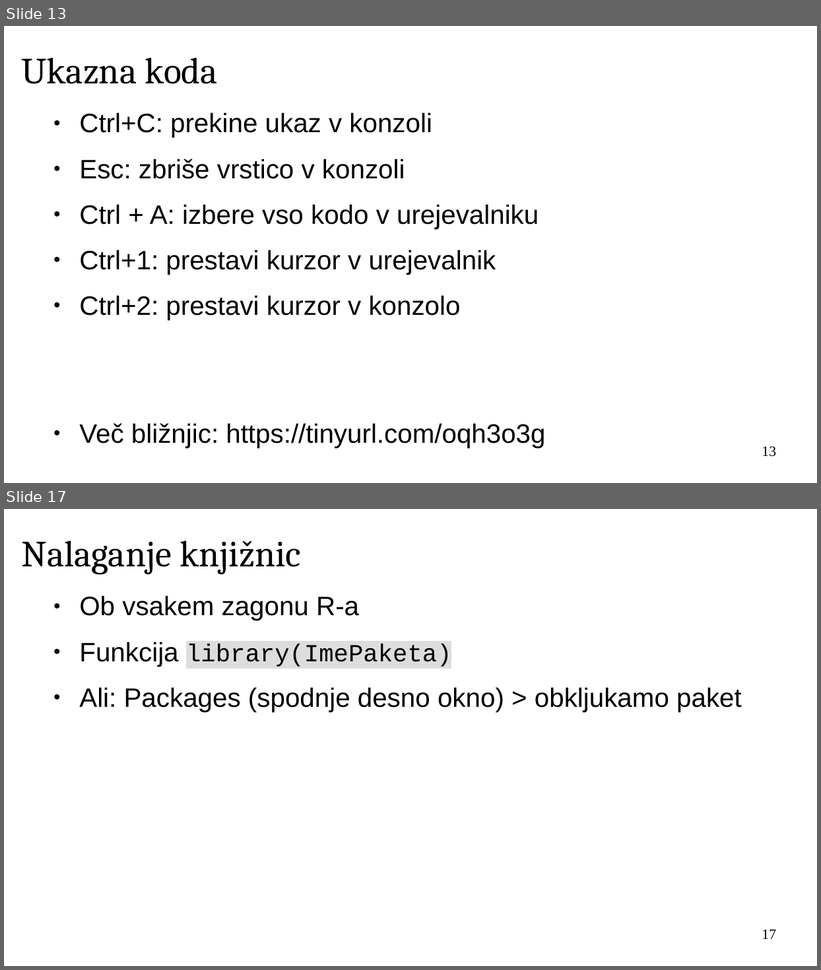
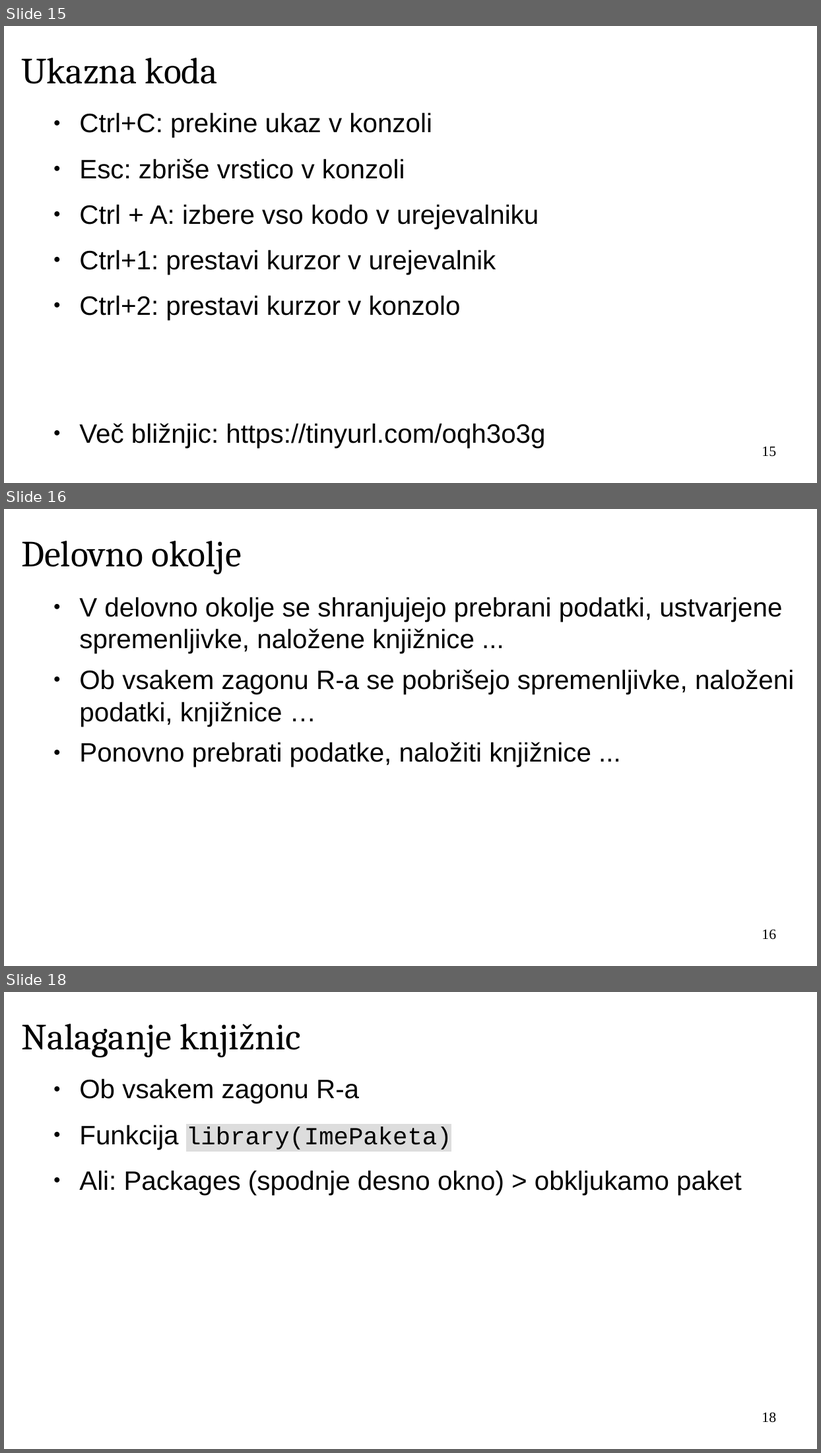
Before and after one commit to janaobsteter/R_tecaj, a slide deck: ModulA/IT_Rtecaj_ModulA.odp. Shown one above the other, each under a label of ours: slides 13 and 17 before the commit, slides 15, 16 and 18 after it; the slides between them are not shown. The pictures are 821x970 and 821x1453 pixels, drawn with LibreOffice and Linux fonts; fonts in the diff are those of the drawing; background and template pictures are left out. Boxes give left, top, right and bottom in pixels: in the first picture for what was removed or moved away, otherwise in the second. Text is boxed around its words. In the diff, an @@ line names an element or a change of style, - is before the commit and + after.

```diff
--- a/ModulA/IT_Rtecaj_ModulA.odp
+++ b/ModulA/IT_Rtecaj_ModulA.odp
@@ slide 16 added at (4, 509, 817, 966), background #FFFFFF @@
@@ title added at (21, 541, 242, 574), 36 pt, text #000000 @@
+Delovno okolje
@@ text added at (79, 597, 794, 767), 26 pt, text #000000 @@
+● V delovno okolje se shranjujejo prebrani podatki, ustvarjene spremenljivke, naložene knjižnice ...
+● Ob vsakem zagonu R-a se pobrišejo spremenljivke, naloženi podatki, knjižnice …
+● Ponovno prebrati podatke, naložiti knjižnice ...
@@ page number added at (762, 929, 776, 940), 14 pt, text #000000 @@
+16
@@ what was slide 13 is now slide 15 @@
@@ page number at (762, 446, 776, 457): text changed @@
-13
+15
@@ what was slide 17 is now slide 18 @@
@@ page number at (762, 1412, 776, 1423): text changed @@
-17
+18
```
Also in this commit, not shown: 17 slides changed, 4 other slides added, 1 slide removed, 10 other files.
